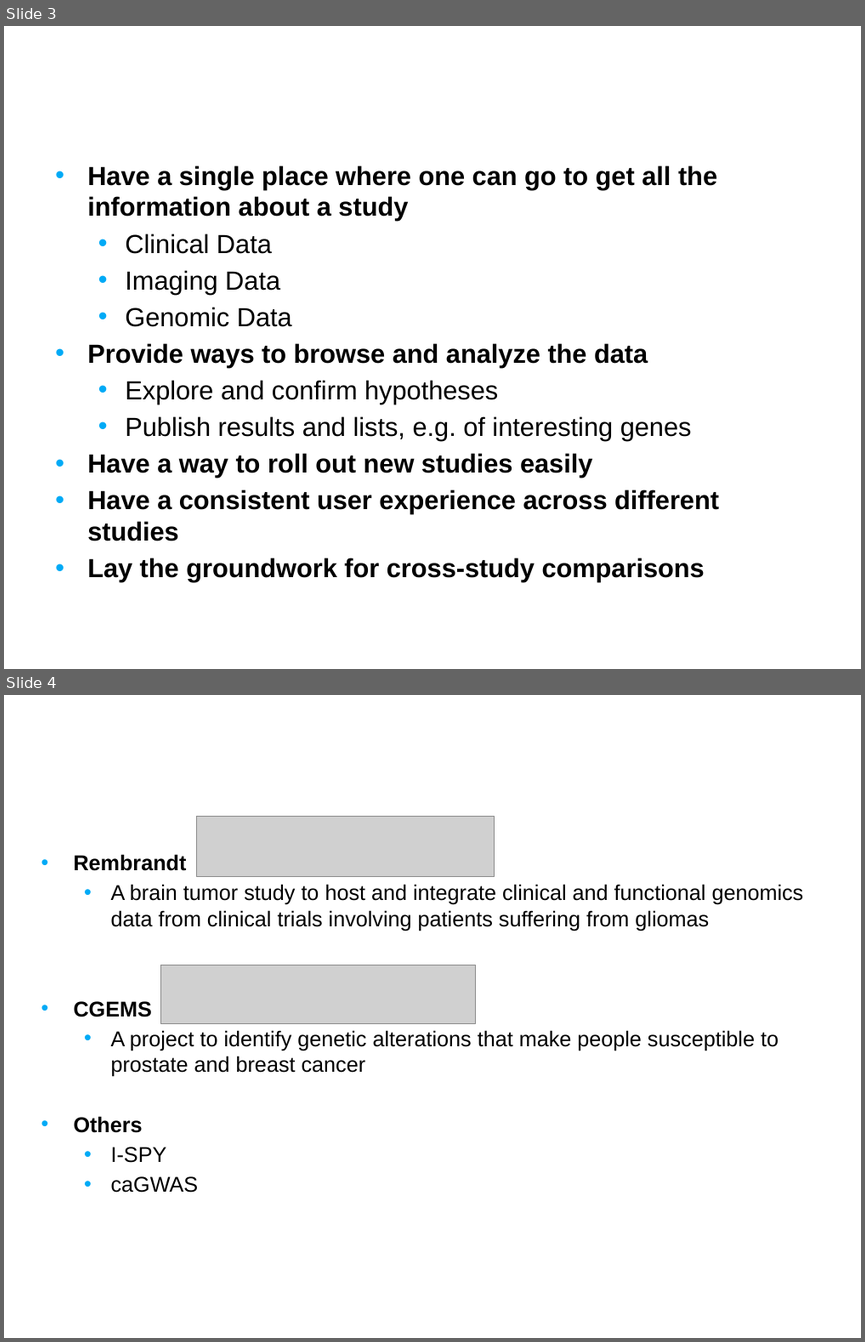
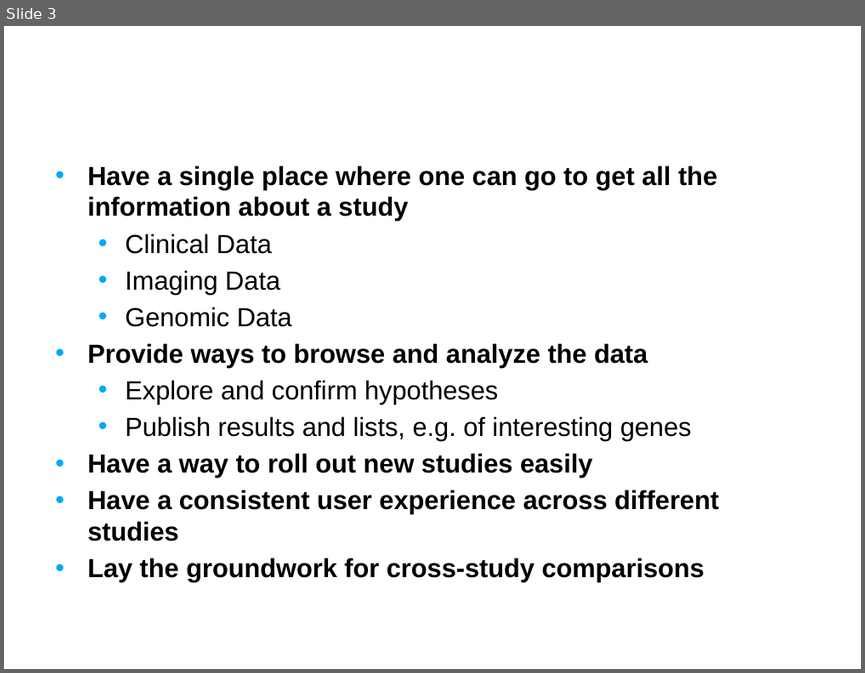
Before and after one commit to NCIP/caintegrator, a slide deck: docs/project_management/external_meetings/Pre Alpha Release Intro Slides.pptx. Shown one above the other, each under a label of ours: slides 3 and 4 before the commit, slide 3 after it. The pictures are 865x1342 and 865x673 pixels, drawn with LibreOffice and Linux fonts; fonts in the diff are those of the drawing; grey boxes stand for pictures; background and template pictures are left out. Boxes give left, top, right and bottom in pixels: in the first picture for what was removed or moved away, otherwise in the second. Text is boxed around its words. In the diff, an @@ line names an element or a change of style, - is before the commit and + after.

```diff
--- a/docs/project_management/external_meetings/Pre Alpha Release Intro Slides.pptx
+++ b/docs/project_management/external_meetings/Pre Alpha Release Intro Slides.pptx
@@ slide 4 removed at (x1=4, y1=695, x2=861, y2=1338), background picture (left out) @@
@@ title removed at (x1=32, y1=695, x2=675, y2=795) @@
-caIntegrator Examples
@@ picture removed at (x1=197, y1=817, x2=494, y2=877) @@
@@ text removed at (x1=74, y1=854, x2=804, y2=1192) @@
-• Rembrandt
-  • A brain tumor study to host and integrate clinical and functional genomics data from clinical trials involving patients suffering from gliomas
-• CGEMS
-  • A project to identify genetic alterations that make people susceptible to prostate and breast cancer
-• Others
-  • I-SPY
-  • caGWAS
@@ picture removed at (x1=160, y1=965, x2=475, y2=1023) @@
```
Also in this commit, not shown: 5 slides changed, 1 other slide removed, 1 other file.
